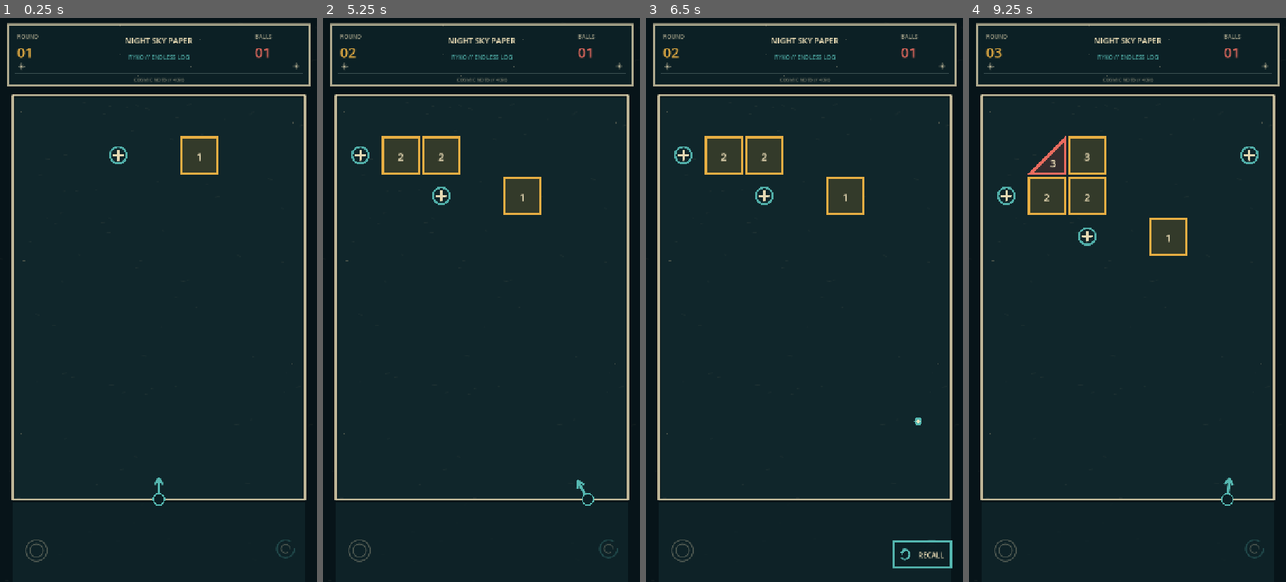
Above: before the commit, frames 1-4 (left to right).
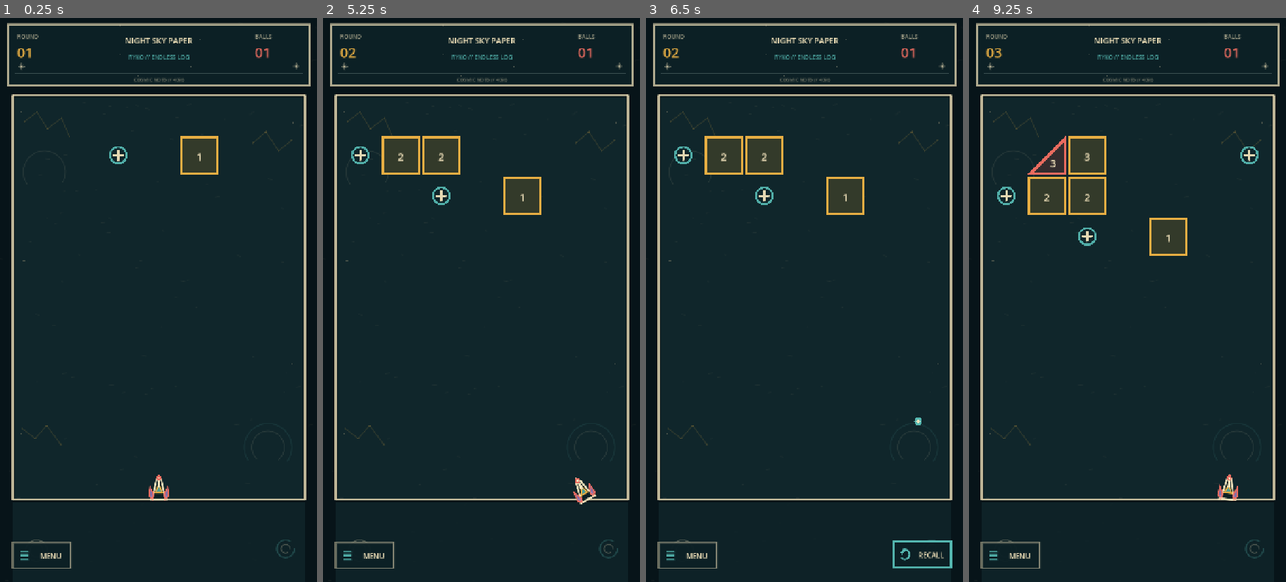
Above: after the commit, the same moments.

Repository: dfagaras/ryko-game
Game: Godot game, scene res://scenes/main.tscn
Same seed, same stepped clock (60 frames per second), same inputs: the game is played once before the commit and once after it.
Inputs (mouse positions are in pixels of both pictures, inside the frame that each line leads up to):
- Up to frame 1 (0.25 s): no input
- Up to frame 2 (5.25 s): tap Enter at 0.5, 4.25 s; move the mouse to (551, 271) at 0.52 s; click (551, 271) at 0.67 s; tap Space at 1.25 s; drag from (418, 328) to (465, 412) at 1.27 s; move the mouse to (513, 175) at 2.02 s; click (513, 175) at 2.17 s; drag from (465, 412) to (386, 215) at 2.77 s; move the mouse to (576, 384) at 3.52 s; click (576, 384) at 3.67 s; drag from (386, 215) to (433, 159) at 4.27 s; move the mouse to (497, 300) at 5.02 s; click (497, 300) at 5.17 s
- Up to frame 3 (6.5 s): tap Space at 5.75 s; drag from (756, 159) to (741, 328) at 5.77 s
- Up to frame 4 (9.25 s): move the mouse to (1197, 271) at 6.52 s; click (1197, 271) at 6.67 s; drag from (1064, 328) to (1111, 412) at 7.27 s; tap Enter at 8 s; move the mouse to (1159, 175) at 8.02 s; click (1159, 175) at 8.17 s; drag from (1111, 412) to (1032, 215) at 8.77 s

The runs differ from the first frame. In frame 1, 0.5% of the frame differs, in the area x 3-93%, y 16-98%; in frame 2, 0.6%; in frame 3, 0.4%; in frame 4, 0.5%.

Commit message:
feat: add visual themes menu and field legend

Diff:
--- a/scripts/main.gd
+++ b/scripts/main.gd
@@ -64,6 +64,15 @@
 const SUPERNOVA_EXPLOSION_RADIUS := CELL * 0.75
 const SUPERNOVA_EFFECT_DURATION := 0.36
 const BLOCK_HIT_FLASH_DURATION := 0.12
+const SETTINGS_PATH := "user://ryko_settings.cfg"
+const BACKGROUND_NAMES := [
+	"STAR CHART",
+	"MISSION LOG",
+	"COSMIC BLUEPRINT",
+	"ALIEN DOODLES",
+	"DEEP-SPACE MAP",
+	"SIGNAL NAVIGATION"
+]
 
 const BG := Color("#071419")
 const PLAYFIELD_BG := Color("#10262b")
@@ -128,6 +137,9 @@
 var supernova_cores: Array[Dictionary] = []
 var supernova_effects: Array[Dictionary] = []
 var supernova_charged_count := 0
+var menu_open := false
+var menu_page := 0
+var selected_background := 0
 var fallback_font: Font
 var rng := RandomNumberGenerator.new()
 var run_seed := 0
@@ -135,8 +147,22 @@
 
 func _ready() -> void:
 	fallback_font = ThemeDB.fallback_font
+	_load_settings()
 	_create_boundaries()
 	_start_new_run()
+
+
+func _load_settings() -> void:
+	var config := ConfigFile.new()
+	if config.load(SETTINGS_PATH) != OK:
+		return
+	selected_background = clampi(int(config.get_value("visual", "background", 0)), 0, BACKGROUND_NAMES.size() - 1)
+
+
+func _save_settings() -> void:
+	var config := ConfigFile.new()
+	config.set_value("visual", "background", selected_background)
+	config.save(SETTINGS_PATH)
 
 
 func _create_boundaries() -> void:
@@ -526,7 +552,82 @@
 	return result
 
 
+func _menu_button_rect() -> Rect2:
+	return Rect2(Vector2(28.0, H - 90.0), Vector2(132.0, 58.0))
+
+
+func _menu_theme_rect(index: int) -> Rect2:
+	var column := index % 3
+	var row := index / 3
+	return Rect2(Vector2(48.0 + column * 208.0, 150.0 + row * 122.0), Vector2(192.0, 102.0))
+
+
+func _menu_restart_rect() -> Rect2:
+	return Rect2(Vector2(48.0, 420.0), Vector2(192.0, 64.0))
+
+
+func _menu_legend_rect() -> Rect2:
+	return Rect2(Vector2(264.0, 420.0), Vector2(192.0, 64.0))
+
+
+func _menu_resume_rect() -> Rect2:
+	return Rect2(Vector2(480.0, 420.0), Vector2(192.0, 64.0))
+
+
+func _legend_back_rect() -> Rect2:
+	return Rect2(Vector2(260.0, 1190.0), Vector2(200.0, 58.0))
+
+
+func _open_menu() -> void:
+	menu_open = true
+	menu_page = 0
+	is_aiming = false
+	pull_distance = 0.0
+	pull_strength = 0.0
+	queue_redraw()
+
+
+func _handle_menu_press(pointer: Vector2) -> void:
+	if menu_page == 1:
+		if _legend_back_rect().has_point(pointer):
+			menu_page = 0
+			queue_redraw()
+		return
+
+	for index in range(BACKGROUND_NAMES.size()):
+		if _menu_theme_rect(index).has_point(pointer):
+			selected_background = index
+			_save_settings()
+			queue_redraw()
+			return
+
+	if _menu_restart_rect().has_point(pointer):
+		menu_open = false
+		_start_new_run()
+	elif _menu_legend_rect().has_point(pointer):
+		menu_page = 1
+		queue_redraw()
+	elif _menu_resume_rect().has_point(pointer):
+		menu_open = false
+		queue_redraw()
+
+
 func _unhandled_input(event: InputEvent) -> void:
+	var pressed_position := Vector2(-1.0, -1.0)
+	if event is InputEventScreenTouch and event.pressed:
+		pressed_position = event.position
+	elif event is InputEventMouseButton and event.button_index == MOUSE_BUTTON_LEFT and event.pressed:
+		pressed_position = event.position
+
+	if menu_open:
+		if pressed_position.x >= 0.0:
+			_handle_menu_press(pressed_position)
+		return
+
+	if pressed_position.x >= 0.0 and _menu_button_rect().has_point(pressed_position):
+		_open_menu()
+		return
+
 	if state == TurnState.GAME_OVER:
 		if event is InputEventScreenTouch and event.pressed:
 			_start_new_run()
@@ -672,6 +773,8 @@
 
 
 func _physics_process(delta: float) -> void:
+	if menu_open:
+		return
 	_update_ion_beam_effects(delta)
 	_update_supernova_effects(delta)
 	_update_block_hit_flashes(delta)
@@ -1252,6 +1355,10 @@
 		_draw_recall_button()
 	if state == TurnState.GAME_OVER:
 		_draw_game_over()
+	if not menu_open:
+		_draw_menu_button()
+	else:
+		_draw_menu_overlay()
 
 
 func _draw_playfield() -> void:
@@ -1262,6 +1369,7 @@
 	)
 	draw_rect(playfield_rect, PLAYFIELD_BG, true)
 	_draw_paper_texture(playfield_rect, Color(PAPER_FIBER, 0.07), 72)
+	_draw_selected_background(playfield_rect)
 	var wall_color := Color(CREAM, 0.78)
 	draw_line(Vector2(BOARD_LEFT, BOARD_TOP), Vector2(BOARD_LEFT, playfield_bottom), Color(PAPER_SHADOW, 0.72), 8.0, true)
 	draw_line(Vector2(BOARD_RIGHT, BOARD_TOP), Vector2(BOARD_RIGHT, playfield_bottom), Color(PAPER_SHADOW, 0.72), 8.0, true)
@@ -1289,6 +1397,133 @@
 		var fiber_length := 2.0 + float(index % 5) * 1.7
 		var direction := Vector2(1.0, 0.18 if index % 2 == 0 else -0.12)
 		draw_line(start, start + direction * fiber_length, color, 1.0, true)
+
+
+func _draw_selected_background(area: Rect2) -> void:
+	match selected_background:
+		0:
+			_draw_star_chart_background(area)
+		1:
+			_draw_mission_log_background(area)
+		2:
+			_draw_blueprint_background(area)
+		3:
+			_draw_alien_doodle_background(area)
+		4:
+			_draw_deep_space_background(area)
+		5:
+			_draw_signal_navigation_background(area)
+
+
+func _draw_constellation(points: PackedVector2Array, color: Color) -> void:
+	for index in range(points.size() - 1):
+		draw_line(points[index], points[index + 1], color, 1.2, true)
+	for point in points:
+		draw_circle(point, 2.2, color)
+
+
+func _draw_star_chart_background(_area: Rect2) -> void:
+	var ink := Color(AMBER, 0.13)
+	_draw_constellation(PackedVector2Array([
+		Vector2(55, 236), Vector2(83, 214), Vector2(107, 252), Vector2(139, 228), Vector2(157, 270)
+	]), ink)
+	_draw_constellation(PackedVector2Array([
+		Vector2(50, 932), Vector2(79, 954), Vector2(105, 925), Vector2(138, 968)
+	]), ink)
+	_draw_constellation(PackedVector2Array([
+		Vector2(574, 284), Vector2(603, 259), Vector2(632, 302), Vector2(662, 278)
+	]), ink)
+	draw_arc(Vector2(608, 974), 54.0, PI * 0.82, TAU * 1.10, 28, Color(AQUA, 0.10), 1.5, true)
+	draw_arc(Vector2(608, 974), 37.0, PI * 0.74, TAU * 1.14, 28, Color(CREAM, 0.09), 1.2, true)
+	draw_arc(Vector2(100, 350), 48.0, PI * 0.80, TAU * 1.08, 24, Color(CREAM, 0.08), 1.2, true)
+
+
+func _draw_mission_log_background(_area: Rect2) -> void:
+	var note := Color(CREAM, 0.105)
+	var aqua_note := Color(AQUA, 0.095)
+	draw_string(fallback_font, Vector2(48, 230), "LOG 3173", HORIZONTAL_ALIGNMENT_LEFT, -1, 14, note)
+	draw_string(fallback_font, Vector2(48, 250), "R.Y.K.O.", HORIZONTAL_ALIGNMENT_LEFT, -1, 13, note)
+	draw_string(fallback_font, Vector2(48, 270), "ENDLESS TEST", HORIZONTAL_ALIGNMENT_LEFT, -1, 13, note)
+	draw_string(fallback_font, Vector2(48, 772), "COURSE 214°", HORIZONTAL_ALIGNMENT_LEFT, -1, 13, aqua_note)
+	draw_string(fallback_font, Vector2(48, 792), "ΔV 2.73", HORIZONTAL_ALIGNMENT_LEFT, -1, 13, aqua_note)
+	draw_string(fallback_font, Vector2(575, 228), "REV. 2.1", HORIZONTAL_ALIGNMENT_LEFT, -1, 12, note)
+	draw_arc(Vector2(607, 292), 34.0, 0.0, TAU, 30, note, 1.4, true)
+	draw_arc(Vector2(607, 292), 25.0, 0.0, TAU, 26, note, 1.0, true)
+	draw_line(Vector2(579, 292), Vector2(635, 292), note, 1.0, true)
+	draw_line(Vector2(607, 264), Vector2(607, 320), note, 1.0, true)
+	draw_rect(Rect2(48, 824, 76, 36), note, false, 1.2, true)
+	draw_string(fallback_font, Vector2(59, 848), "FUEL OK", HORIZONTAL_ALIGNMENT_LEFT, -1, 11, note)
+
+
+func _draw_blueprint_background(area: Rect2) -> void:
+	var ink := Color(AQUA, 0.105)
+	draw_rect(area.grow(-18.0), ink, false, 1.0, true)
+	for corner in [Vector2(92, 300), Vector2(625, 292), Vector2(94, 972), Vector2(623, 974)]:
+		draw_arc(corner, 58.0, 0.0, TAU, 36, ink, 1.0, true)
+		draw_arc(corner, 37.0, 0.0, TAU, 32, ink, 1.0, true)
+		draw_line(corner - Vector2(67, 0), corner + Vector2(67, 0), ink, 1.0, true)
+		draw_line(corner - Vector2(0, 67), corner + Vector2(0, 67), ink, 1.0, true)
+	for y in range(220, 1030, 80):
+		draw_line(Vector2(35, y), Vector2(45, y), ink, 1.0, true)
+		draw_line(Vector2(675, y), Vector2(685, y), ink, 1.0, true)
+	draw_string(fallback_font, Vector2(585, 360), "X:+27.4", HORIZONTAL_ALIGNMENT_LEFT, -1, 11, ink)
+	draw_string(fallback_font, Vector2(585, 378), "Y:-18.6", HORIZONTAL_ALIGNMENT_LEFT, -1, 11, ink)
+
+
+func _draw_alien_doodle_background(_area: Rect2) -> void:
+	var ink := Color(AMBER, 0.13)
+	var aqua_ink := Color(AQUA, 0.10)
+	# Small UFO and alien glyphs stay on the margins so they cannot be read as pickups.
+	_draw_ellipse(Vector2(85, 260), Vector2(31, 10), ink, 1.4, 28)
+	draw_arc(Vector2(85, 255), 14.0, PI, TAU, 18, ink, 1.4, true)
+	draw_line(Vector2(57, 274), Vector2(48, 284), ink, 1.0, true)
+	draw_line(Vector2(113, 274), Vector2(122, 284), ink, 1.0, true)
+	for index in range(5):
+		var center := Vector2(58, 410 + index * 82)
+		draw_colored_polygon(PackedVector2Array([
+			center + Vector2(0, -11), center + Vector2(10, 0), center + Vector2(0, 11), center + Vector2(-10, 0)
+		]), Color(AQUA, 0.055))
+		draw_arc(center, 11.0, 0.0, TAU, 20, aqua_ink, 1.0, true)
+	for index in range(4):
+		var x := 568.0 + index * 26.0
+		draw_line(Vector2(x, 232), Vector2(x + 10, 250), ink, 1.3, true)
+		draw_line(Vector2(x + 10, 250), Vector2(x, 268), ink, 1.3, true)
+	_draw_doodle_planet(Vector2(610, 925), 32.0, Color(AMBER, 0.12))
+	_draw_doodle_star(Vector2(636, 800), 10.0, Color(AQUA, 0.10))
+
+
+func _draw_deep_space_background(_area: Rect2) -> void:
+	# Overlapping translucent ink washes create a printed nebula without glow or photography.
+	for index in range(14):
+		var center := Vector2(92.0 + float((index * 47) % 530), 230.0 + float((index * 83) % 760))
+		var radius := 42.0 + float(index % 4) * 19.0
+		var color := Color(AQUA, 0.018 + float(index % 3) * 0.008)
+		if index % 3 == 1:
+			color = Color(PHASE_BLUE, 0.020 + float(index % 2) * 0.009)
+		elif index % 3 == 2:
+			color = Color(CORAL, 0.014)
+		draw_circle(center, radius, color)
+	for point in [Vector2(63, 250), Vector2(146, 315), Vector2(622, 238), Vector2(657, 522), Vector2(92, 872), Vector2(581, 963)]:
+		_draw_doodle_star(point, 4.0, Color(CREAM, 0.12))
+
+
+func _draw_signal_navigation_background(_area: Rect2) -> void:
+	var ink := Color(AQUA, 0.115)
+	var amber_ink := Color(AMBER, 0.105)
+	draw_string(fallback_font, Vector2(48, 228), "SIGNAL LOCK", HORIZONTAL_ALIGNMENT_LEFT, -1, 11, ink)
+	var waveform := PackedVector2Array([
+		Vector2(48, 258), Vector2(65, 258), Vector2(72, 246), Vector2(79, 276),
+		Vector2(88, 238), Vector2(98, 270), Vector2(108, 252), Vector2(123, 258), Vector2(154, 258)
+	])
+	draw_polyline(waveform, ink, 1.4, true)
+	draw_string(fallback_font, Vector2(575, 228), "FREQ:7.38", HORIZONTAL_ALIGNMENT_LEFT, -1, 11, ink)
+	draw_string(fallback_font, Vector2(575, 248), "GAIN:2.1", HORIZONTAL_ALIGNMENT_LEFT, -1, 11, ink)
+	draw_arc(Vector2(103, 956), 66.0, PI, TAU * 1.22, 32, ink, 1.2, true)
+	draw_arc(Vector2(103, 956), 44.0, PI, TAU * 1.22, 28, ink, 1.0, true)
+	draw_line(Vector2(103, 956), Vector2(152, 912), ink, 1.0, true)
+	draw_string(fallback_font, Vector2(574, 880), "COORD.", HORIZONTAL_ALIGNMENT_LEFT, -1, 11, amber_ink)
+	draw_string(fallback_font, Vector2(574, 900), "X:+27.4", HORIZONTAL_ALIGNMENT_LEFT, -1, 11, amber_ink)
+	draw_string(fallback_font, Vector2(574, 920), "Y:-18.6", HORIZONTAL_ALIGNMENT_LEFT, -1, 11, amber_ink)
 
 
 func _draw_cosmic_doodles() -> void:
@@ -1543,6 +1778,159 @@
 	_draw_centered_label("RECALL", Vector2(rect.position.x + 85.0, rect.get_center().y), 16, CREAM)
 
 
+func _draw_menu_button() -> void:
+	var rect := _menu_button_rect()
+	draw_rect(rect, Color(PANEL, 0.96), true)
+	draw_rect(rect, Color(CREAM, 0.52), false, 2.0, true)
+	var icon_center := Vector2(rect.position.x + 27.0, rect.get_center().y)
+	for offset in [-9.0, 0.0, 9.0]:
+		draw_line(icon_center + Vector2(-9.0, offset), icon_center + Vector2(9.0, offset), AQUA, 2.5, true)
+	_draw_centered_label("MENU", Vector2(rect.position.x + 86.0, rect.get_center().y), 16, CREAM)
+
+
+func _draw_menu_overlay() -> void:
+	draw_rect(Rect2(Vector2.ZERO, Vector2(W, H)), Color(BG, 0.965), true)
+	var panel := Rect2(24.0, 24.0, W - 48.0, H - 48.0)
+	draw_rect(panel, Color(PANEL, 0.985), true)
+	draw_rect(panel, Color(CREAM, 0.76), false, 3.0, true)
+	_draw_paper_texture(panel.grow(-4.0), Color(PAPER_FIBER, 0.065), 84)
+
+	if menu_page == 1:
+		_draw_legend_page()
+		return
+
+	_draw_centered_label("RYKO MENU", Vector2(W * 0.5, 68.0), 28, CREAM)
+	_draw_centered_label("SELECT NIGHT SKY PAPER", Vector2(W * 0.5, 111.0), 14, Color(AQUA, 0.90))
+	for index in range(BACKGROUND_NAMES.size()):
+		_draw_theme_card(index)
+
+	_draw_menu_action_button(_menu_restart_rect(), "RESTART", CORAL)
+	_draw_menu_action_button(_menu_legend_rect(), "LEGEND", AMBER)
+	_draw_menu_action_button(_menu_resume_rect(), "RESUME", AQUA)
+	_draw_centered_label("BACKGROUND SELECTION IS SAVED ON THIS DEVICE", Vector2(W * 0.5, 525.0), 11, Color(CREAM, 0.48))
+	_draw_menu_mission_notes()
+
+
+func _draw_theme_card(index: int) -> void:
+	var rect := _menu_theme_rect(index)
+	var selected := index == selected_background
+	draw_rect(rect, Color(PLAYFIELD_BG, 0.96), true)
+	draw_rect(rect, AQUA if selected else Color(CREAM, 0.48), false, 4.0 if selected else 2.0, true)
+	var icon_center := Vector2(rect.get_center().x, rect.position.y + 37.0)
+	var subtle := Color(CREAM, 0.42)
+	match index:
+		0:
+			_draw_constellation(PackedVector2Array([
+				icon_center + Vector2(-35, 9), icon_center + Vector2(-16, -12), icon_center + Vector2(5, 6), icon_center + Vector2(30, -9)
+			]), Color(AMBER, 0.58))
+		1:
+			for line_index in range(3):
+				draw_line(icon_center + Vector2(-35, -12 + line_index * 11), icon_center + Vector2(18, -12 + line_index * 11), subtle, 2.0, true)
+			draw_arc(icon_center + Vector2(31, 0), 13.0, 0.0, TAU, 20, Color(AMBER, 0.52), 2.0, true)
+		2:
+			draw_arc(icon_center, 29.0, 0.0, TAU, 28, Color(AQUA, 0.62), 2.0, true)
+			draw_arc(icon_center, 17.0, 0.0, TAU, 24, Color(AQUA, 0.45), 1.5, true)
+			draw_line(icon_center + Vector2(-38, 0), icon_center + Vector2(38, 0), Color(AQUA, 0.52), 1.5, true)
+		3:
+			draw_colored_polygon(PackedVector2Array([
+				icon_center + Vector2(0, -24), icon_center + Vector2(25, 18), icon_center + Vector2(-25, 18)
+			]), Color(PHASE_BLUE, 0.62))
+			draw_circle(icon_center + Vector2(-8, 3), 4.0, CREAM)
+			draw_circle(icon_center + Vector2(8, 3), 4.0, CREAM)
+		4:
+			for blob_index in range(5):
+				var blob_center := icon_center + Vector2(-28 + blob_index * 14, -10 + (blob_index % 2) * 17)
+				draw_circle(blob_center, 18.0, Color(AQUA if blob_index % 2 == 0 else PHASE_BLUE, 0.22))
+		5:
+			var wave := PackedVector2Array([
+				icon_center + Vector2(-38, 0), icon_center + Vector2(-22, 0), icon_center + Vector2(-14, -17),
+				icon_center + Vector2(-4, 18), icon_center + Vector2(8, -10), icon_center + Vector2(20, 5), icon_center + Vector2(38, 0)
+			])
+			draw_polyline(wave, Color(AQUA, 0.68), 2.5, true)
+	_draw_centered_label("%02d  %s" % [index + 1, BACKGROUND_NAMES[index]], Vector2(rect.get_center().x, rect.end.y - 22.0), 12, CREAM)
+
+
+func _draw_menu_action_button(rect: Rect2, label: String, accent: Color) -> void:
+	draw_rect(rect, Color(PLAYFIELD_BG, 0.98), true)
+	draw_rect(rect, accent, false, 3.0, true)
+	_draw_centered_label(label, rect.get_center(), 17, CREAM)
+
+
+func _draw_menu_mission_notes() -> void:
+	var ink := Color(CREAM, 0.11)
+	draw_string(fallback_font, Vector2(58, 610), "MISSION CONTROL NOTES", HORIZONTAL_ALIGNMENT_LEFT, -1, 15, Color(AMBER, 0.54))
+	for line_index in range(7):
+		var y := 646.0 + line_index * 56.0
+		draw_line(Vector2(58, y), Vector2(W - 58, y), ink, 1.0, true)
+	draw_string(fallback_font, Vector2(70, 680), "KEEP THE TRAJECTORY SIMPLE.", HORIZONTAL_ALIGNMENT_LEFT, -1, 14, Color(CREAM, 0.26))
+	draw_string(fallback_font, Vector2(70, 736), "SPECIAL BLOCKS ARE SOLID SIGNALS.", HORIZONTAL_ALIGNMENT_LEFT, -1, 14, Color(CREAM, 0.22))
+	draw_string(fallback_font, Vector2(70, 792), "NORMAL SHAPES KEEP THE PAPER VISIBLE.", HORIZONTAL_ALIGNMENT_LEFT, -1, 14, Color(CREAM, 0.18))
+	_draw_doodle_planet(Vector2(580, 932), 48.0, Color(AQUA, 0.17))
+	_draw_doodle_star(Vector2(112, 978), 18.0, Color(AMBER, 0.18))
+
+
+func _draw_legend_page() -> void:
+	_draw_centered_label("FIELD LEGEND", Vector2(W * 0.5, 67.0), 28, CREAM)
+	_draw_centered_label("BLOCKS", Vector2(195.0, 112.0), 15, AMBER)
+	_draw_centered_label("POWERS", Vector2(525.0, 112.0), 15, AQUA)
+
+	_draw_legend_item(Rect2(44, 138, 306, 175), "NORMAL SHAPES", ["Each hit removes 1 HP.", "Triangles never have special effects."], "normal")
+	_draw_legend_item(Rect2(44, 325, 306, 155), "DOUBLE METAL", ["Starts with twice the round HP."], "dense")
+	_draw_legend_item(Rect2(44, 492, 306, 155), "REGENERATIVE", ["Gains 50% HP after every", "turn it survives."], "regenerative")
+	_draw_legend_item(Rect2(44, 659, 306, 155), "PHASE BLOCK", ["Alternates between solid and", "intangible every turn."], "phase")
+	_draw_legend_item(Rect2(44, 826, 306, 210), "BLACK HOLE", ["Coral intake marks show which", "sides absorb a ball on contact.", "Unmarked sides bounce normally."], "black_hole")
+
+	_draw_legend_item(Rect2(370, 138, 306, 155), "+ BALL", ["Adds one ball to the next volley."], "plus")
+	_draw_legend_item(Rect2(370, 305, 306, 175), "ION BEAM", ["Each ball crossing it damages", "the full marked row or column."], "ion")
+	_draw_legend_item(Rect2(370, 492, 306, 175), "GHOST CORE", ["Balls pass through blocks for", "the rest of the current volley."], "ghost")
+	_draw_legend_item(Rect2(370, 679, 306, 205), "SUPERNOVA", ["Charges 20% of the volley.", "Charged impacts also damage", "nearby blocks."], "supernova")
+
+	_draw_menu_action_button(_legend_back_rect(), "BACK", AQUA)
+
+
+func _draw_legend_item(rect: Rect2, title: String, description: Array, icon_kind: String) -> void:
+	draw_rect(rect, Color(PLAYFIELD_BG, 0.76), true)
+	draw_rect(rect, Color(CREAM, 0.20), false, 1.5, true)
+	var icon_rect := Rect2(rect.position + Vector2(14, 18), Vector2(58, 58))
+	match icon_kind:
+		"normal":
+			draw_rect(icon_rect.grow(-6.0), AMBER, false, 4.0, true)
+			var triangle_center := icon_rect.get_center() + Vector2(0, 67)
+			draw_polyline(PackedVector2Array([
+				triangle_center + Vector2(-18, 16), triangle_center + Vector2(18, 16),
+				triangle_center + Vector2(-18, -20), triangle_center + Vector2(-18, 16)
+			]), CORAL, 4.0, true)
+		"dense":
+			_draw_cell_texture(ICON_BLOCK_DENSE, icon_rect)
+		"regenerative":
+			_draw_cell_texture(ICON_BLOCK_REGENERATIVE, icon_rect)
+		"phase":
+			_draw_cell_texture(ICON_BLOCK_PHASE, icon_rect)
+		"black_hole":
+			_draw_cell_texture(ICON_BLOCK_BLACK_HOLE, icon_rect)
+			draw_line(icon_rect.position + Vector2(0, 29), icon_rect.position + Vector2(9, 29), CORAL, 5.0, true)
+			draw_line(icon_rect.end - Vector2(9, 29), icon_rect.end - Vector2(0, 29), CORAL, 5.0, true)
+		"plus":
+			_draw_cell_texture(ICON_POWER_PLUS_ONE, icon_rect)
+		"ion":
+			_draw_cell_texture(ICON_POWER_ION, icon_rect)
+		"ghost":
+			_draw_cell_texture(ICON_POWER_GHOST, icon_rect)
+		"supernova":
+			_draw_cell_texture(ICON_POWER_SUPERNOVA, icon_rect)
+	draw_string(fallback_font, rect.position + Vector2(84, 39), title, HORIZONTAL_ALIGNMENT_LEFT, -1, 14, CREAM)
+	for line_index in range(description.size()):
+		draw_string(
+			fallback_font,
+			rect.position + Vector2(84, 67 + line_index * 20),
+			String(description[line_index]),
+			HORIZONTAL_ALIGNMENT_LEFT,
+			-1,
+			11,
+			Color(CREAM, 0.72)
+		)
+
+
 func _draw_centered_label(text: String, center: Vector2, font_size: int, color: Color) -> void:
 	var text_size := fallback_font.get_string_size(text, HORIZONTAL_ALIGNMENT_LEFT, -1, font_size)
 	var baseline := center + Vector2(-text_size.x * 0.5, text_size.y * 0.34)
@@ -1766,13 +2154,54 @@
 
 
 func _draw_launcher() -> void:
-	draw_circle(launcher, 13.0, Color(PANEL, 1.0))
-	draw_arc(launcher, 13.0, 0, TAU, 32, AQUA, 3.0)
-	var tip := launcher + aim_direction * 48.0
-	var side := aim_direction.orthogonal()
-	draw_line(launcher + aim_direction * 12.0, tip, AQUA, 5.0, true)
-	draw_line(tip, tip - aim_direction * 14.0 + side * 9.0, AQUA, 4.0, true)
-	draw_line(tip, tip - aim_direction * 14.0 - side * 9.0, AQUA, 4.0, true)
+	# Launcher 03: a narrow symmetrical shuttle cannon. It is intentionally
+	# drawn from geometry so it rotates perfectly with the aim direction.
+	var forward := aim_direction.normalized()
+	var side := forward.orthogonal()
+	var base := launcher
+	var body_points := PackedVector2Array([
+		base - side * 17.0,
+		base + forward * 11.0 - side * 13.0,
+		base + forward * 44.0 - side * 5.5,
+		base + forward * 53.0,
+		base + forward * 44.0 + side * 5.5,
+		base + forward * 11.0 + side * 13.0,
+		base + side * 17.0
+	])
+	draw_colored_polygon(body_points, Color(PANEL, 0.98))
+	var body_outline := body_points.duplicate()
+	body_outline.append(body_points[0])
+	draw_polyline(body_outline, CREAM, 3.0, true)
+
+	var left_fin := PackedVector2Array([
+		base - side * 15.0,
+		base + forward * 10.0 - side * 12.0,
+		base + forward * 29.0 - side * 20.0,
+		base + forward * 8.0 - side * 22.0
+	])
+	var right_fin := PackedVector2Array()
+	for point in left_fin:
+		var relative := point - base
+		right_fin.append(base + forward * relative.dot(forward) - side * relative.dot(side))
+	draw_colored_polygon(left_fin, Color(PHASE_BLUE, 0.88))
+	draw_colored_polygon(right_fin, Color(PHASE_BLUE, 0.88))
+	draw_polyline(PackedVector2Array([left_fin[0], left_fin[1], left_fin[2], left_fin[3], left_fin[0]]), CORAL, 2.2, true)
+	draw_polyline(PackedVector2Array([right_fin[0], right_fin[1], right_fin[2], right_fin[3], right_fin[0]]), CORAL, 2.2, true)
+
+	var core_center := base + forward * 23.0
+	var core_points := PackedVector2Array([
+		core_center + forward * 10.0,
+		core_center - forward * 8.0 - side * 8.0,
+		core_center - forward * 8.0 + side * 8.0
+	])
+	draw_colored_polygon(core_points, Color(AQUA, 0.82))
+	draw_polyline(PackedVector2Array([core_points[0], core_points[1], core_points[2], core_points[0]]), AMBER, 2.0, true)
+
+	var muzzle := base + forward * 49.0
+	draw_line(base + forward * 28.0, muzzle, CREAM, 5.0, true)
+	draw_circle(muzzle, 6.0, CORAL)
+	draw_circle(muzzle, 2.6, CREAM)
+	draw_line(base - side * 20.0, base + side * 20.0, Color(CREAM, 0.66), 3.0, true)
 
 
 func _draw_game_over() -> void:
